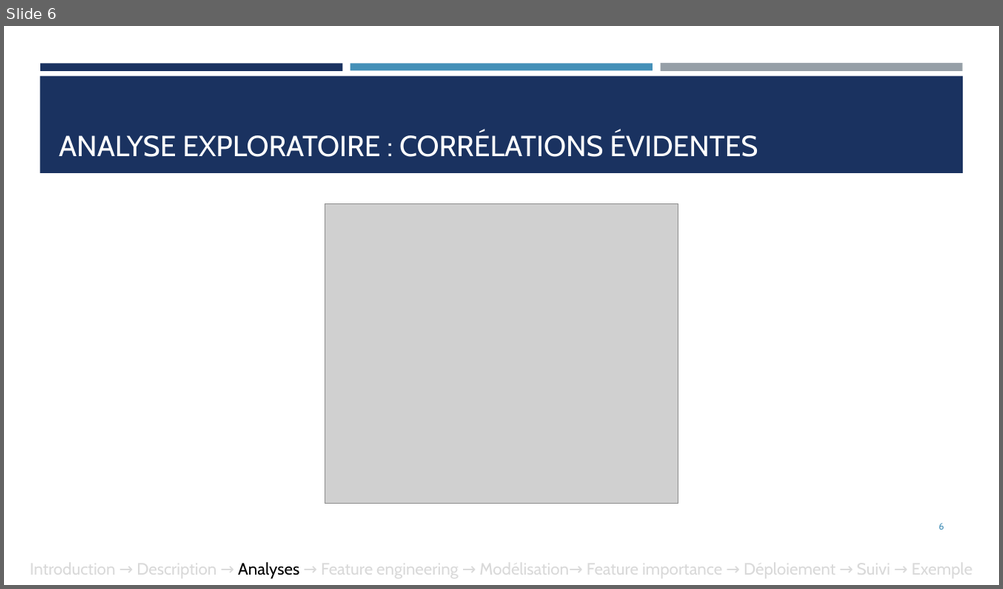
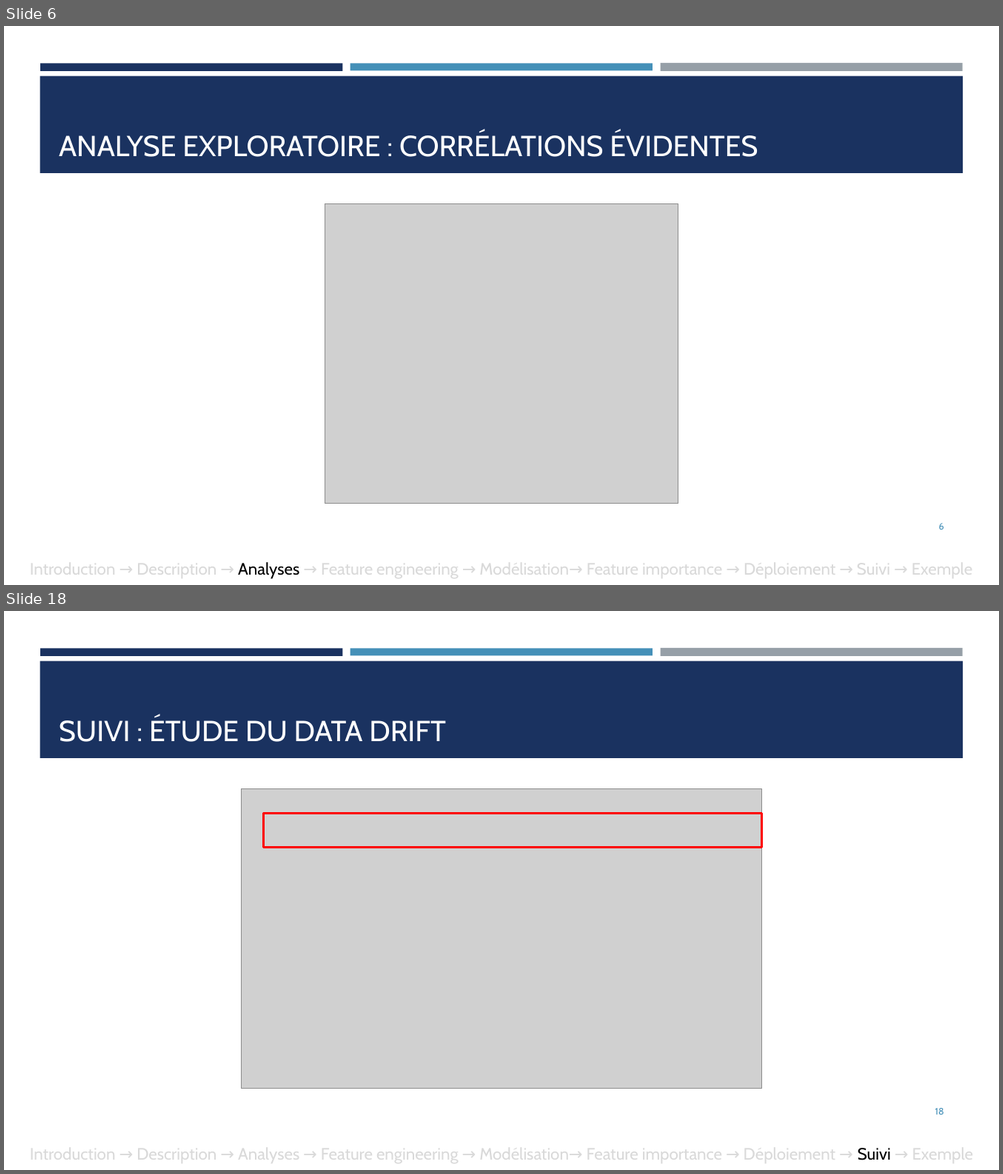
Before and after one commit to ludovicchmz/OpenClassrooms-DataScientist-Projet7, a slide deck: Chaumaz_Ludovic_6_presentation_102025.pptx. Shown one above the other, each under a label of ours: slide 6 before the commit, slides 6 and 18 after it; the slides between them are not shown. The pictures are 1003x589 and 1003x1174 pixels, drawn with LibreOffice and Linux fonts; fonts in the diff are those of the drawing; grey boxes stand for pictures. Boxes give left, top, right and bottom in pixels: in the first picture for what was removed or moved away, otherwise in the second. Text is boxed around its words. In the diff, an @@ line names an element or a change of style, - is before the commit and + after.

Commit message:
ajout data drift + maj presentation

```diff
--- a/Chaumaz_Ludovic_6_presentation_102025.pptx
+++ b/Chaumaz_Ludovic_6_presentation_102025.pptx
@@ slide 18 added at (4,611,999,1170), background #FFFFFF; not listed: 4 template elements that a slide beside it also shows @@
@@ title added at (59,716,446,742), 28 pt, text #FFFFFF @@
+SUIVI : ÉTUDE DU DATA DRIFT
@@ picture added at (242,789,761,1089) @@
@@ rectangle added at (264,814,761,848), outline #FF0000 2.25 pt @@
@@ page number added at (935,1108,944,1115), 9 pt, text #4590B8 @@
+18
@@ text added at (30,1145,973,1165), 16 pt, text #D9D9D9 @@
+Introduction → Description → Analyses → Feature engineering → Modélisation→ Feature importance → Déploiement → Suivi → Exemple
```
Also in this commit, not shown: 2 slides changed, 10 other slides added, 4 other files.
